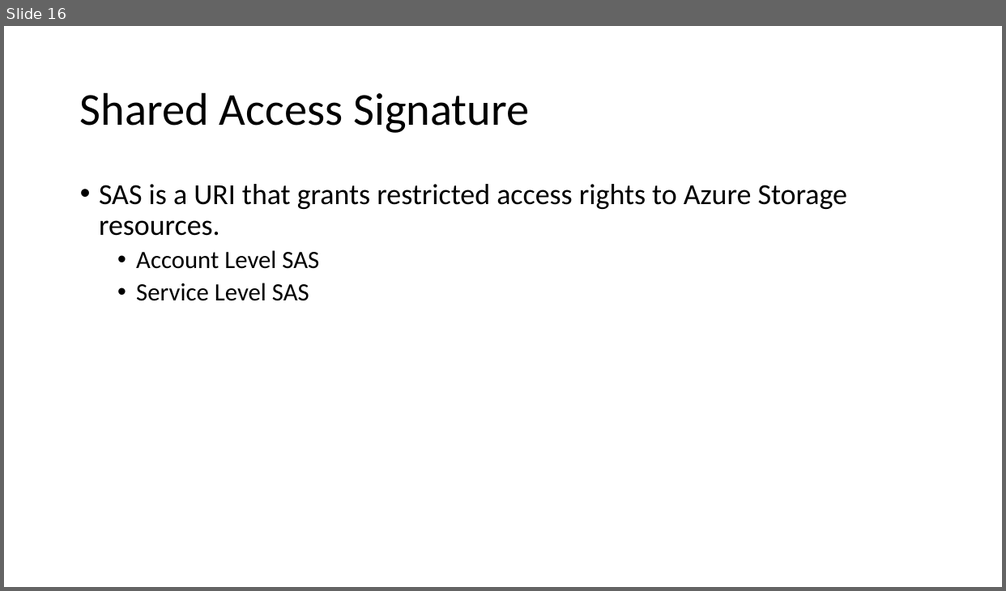
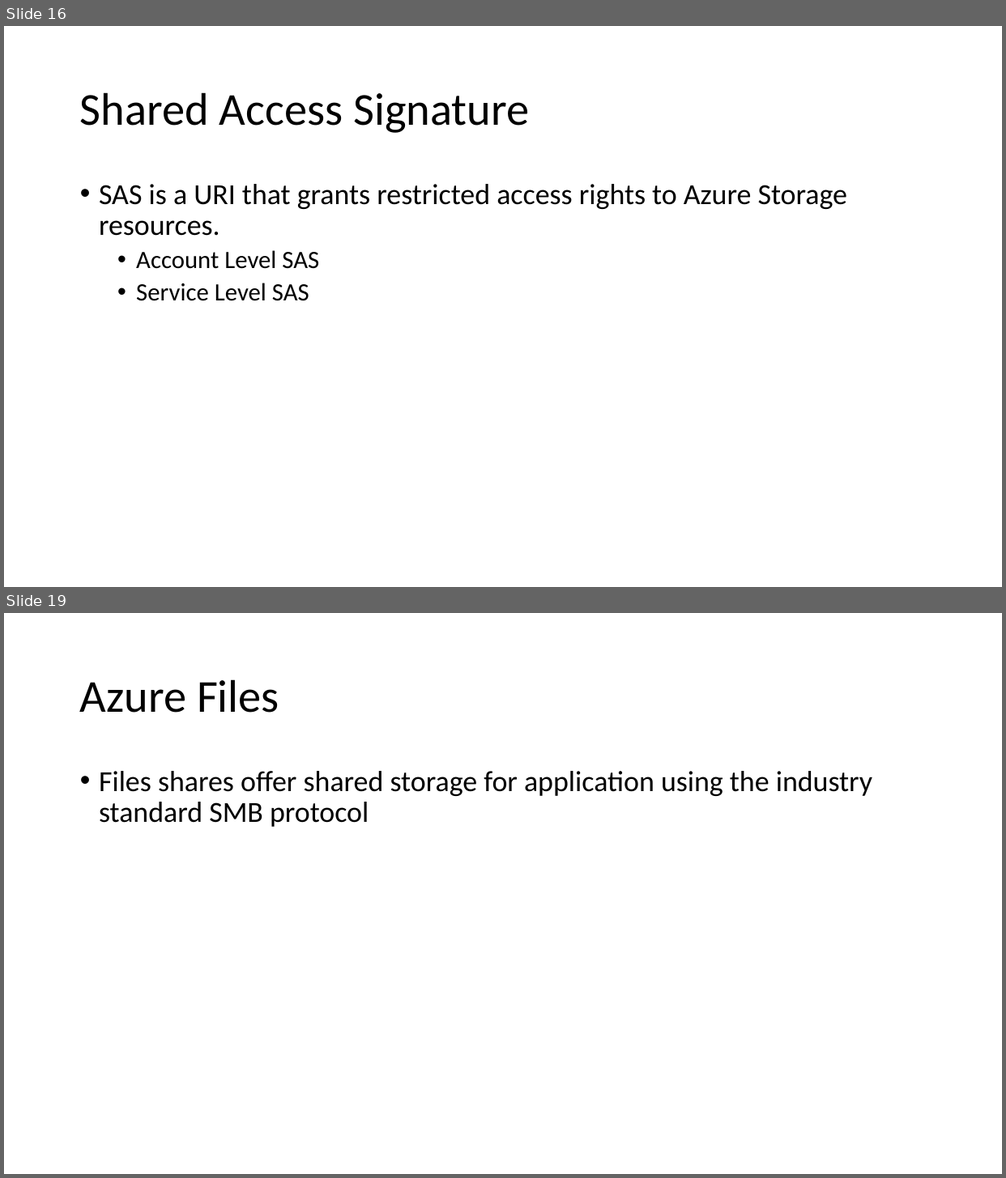
Before and after one commit to ayushrathi15/9July-AZ104, a slide deck: Azure Storage.pptx. Shown one above the other, each under a label of ours: slide 16 before the commit, slides 16 and 19 after it; the slides between them are not shown. The pictures are 1006x591 and 1006x1178 pixels, drawn with LibreOffice and Linux fonts; fonts in the diff are those of the drawing. Boxes give left, top, right and bottom in pixels: in the first picture for what was removed or moved away, otherwise in the second. Text is boxed around its words. In the diff, an @@ line names an element or a change of style, - is before the commit and + after.

```diff
--- a/Azure Storage.pptx
+++ b/Azure Storage.pptx
@@ slide 19 added at (4,613,1002,1174), background #FFFFFF @@
@@ title added at (80,679,279,713), 44 pt, text #000000 @@
+Azure Files
@@ text added at (99,771,872,827), 28 pt, text #000000 @@
+• Files shares offer shared storage for application using the industry standard SMB protocol
```
Also in this commit, not shown: 1 slide changed, 7 other slides added.
